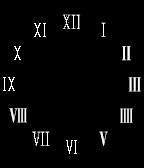
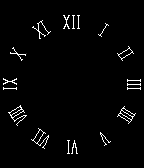
The second 144x168 image is a revision of the first. Changes to its layers:
renamed "background copy #1" to "numerals unrotated", hid it, painted on it over 3, 14, 141, 154
hid "background copy" over 3, 14, 141, 154
added layer "numerals rotated" above "background" over 3, 14, 141, 154
showed "background" over 3, 14, 141, 154
